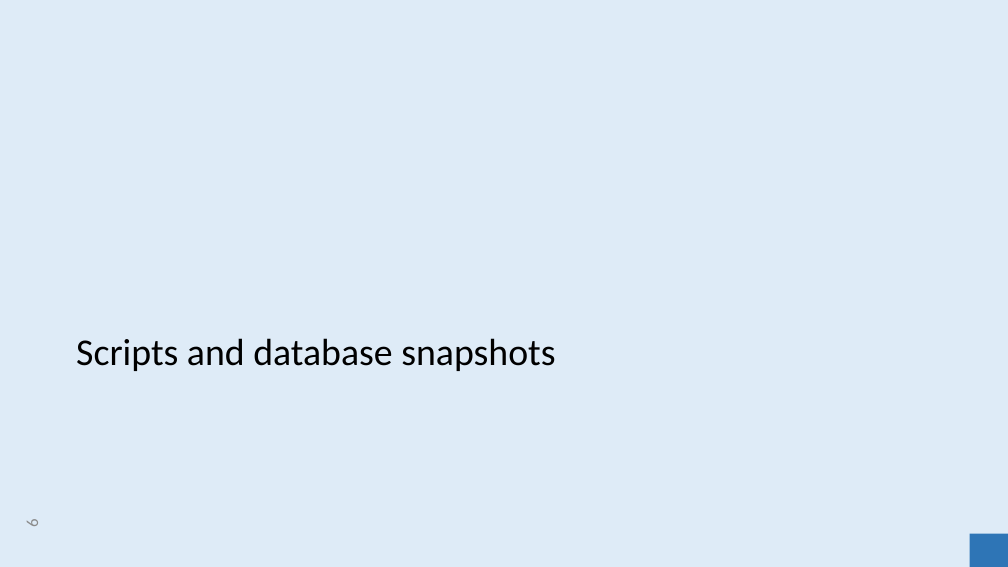
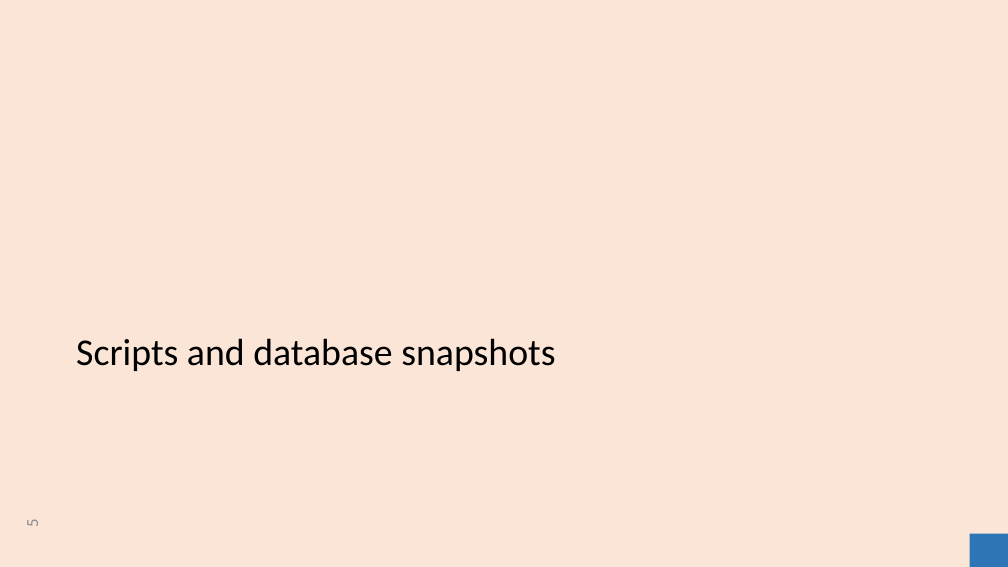
Before and after one commit to clixwise/tryton-by-example, a slide deck: slide 5 of Tryton 6.0 - Doc 00.01 - Installation & administration.pptx (slide 6 before the commit). Drawn at 1008x567 pixels with LibreOffice and Linux fonts; fonts in the diff are those of the drawing. Boxes give left, top, right and bottom in pixels: in the first picture for what was removed or moved away, otherwise in the second. Text is boxed around its words. In the diff, an @@ line names an element or a change of style, - is before the commit and + after.

```diff
--- a/Tryton 6.0 - Doc 00.01 - Installation & administration.pptx
+++ b/Tryton 6.0 - Doc 00.01 - Installation & administration.pptx
@@ background #DEEBF7 to #FBE5D6 @@
@@ page number at <box>22,519,42,526</box>: text changed @@
-6
+5
```
Also in this commit, not shown: 6 other slides changed, 1 other file.
